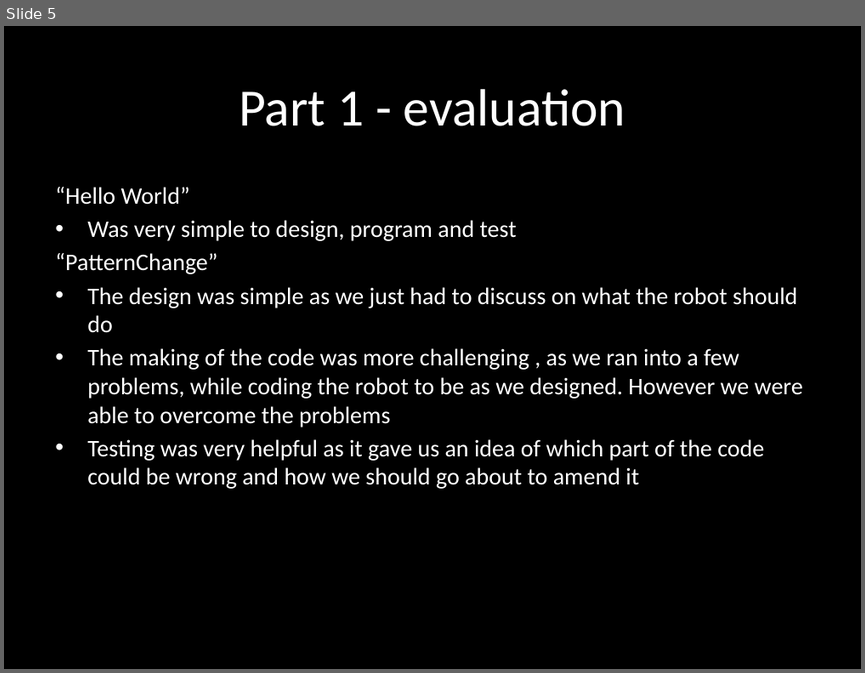
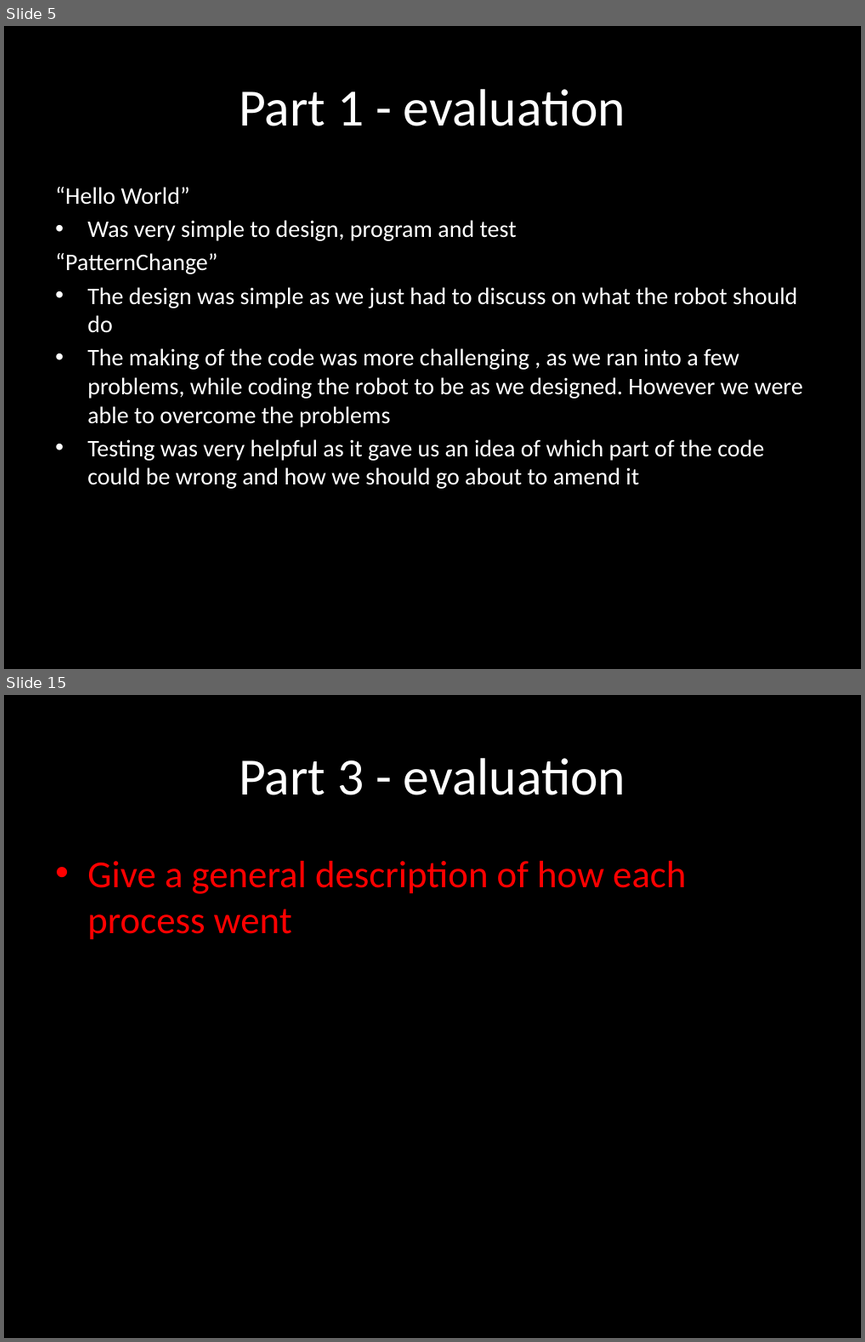
Before and after one commit to Joshiez/RobotProgramming, a slide deck: Exercise 2 Presentation.pptx. Shown one above the other, each under a label of ours: slide 5 before the commit, slides 5 and 15 after it; the slides between them are not shown. The pictures are 865x673 and 865x1342 pixels, drawn with LibreOffice and Linux fonts; fonts in the diff are those of the drawing. Boxes give left, top, right and bottom in pixels: in the first picture for what was removed or moved away, otherwise in the second. Text is boxed around its words. In the diff, an @@ line names an element or a change of style, - is before the commit and + after.

```diff
--- a/Exercise 2 Presentation.pptx
+++ b/Exercise 2 Presentation.pptx
@@ slide 15 added at <box>4,695,861,1338</box>, background #000000 @@
@@ title added at <box>239,758,625,795</box>, 44 pt, text #FFFFFF @@
+Part 3 - evaluation
@@ text added at <box>87,861,686,940</box>, 32 pt, text #FF0000 @@
+• Give a general description of how each process went
```
Also in this commit, not shown: 1 slide changed, 11 other slides added.
